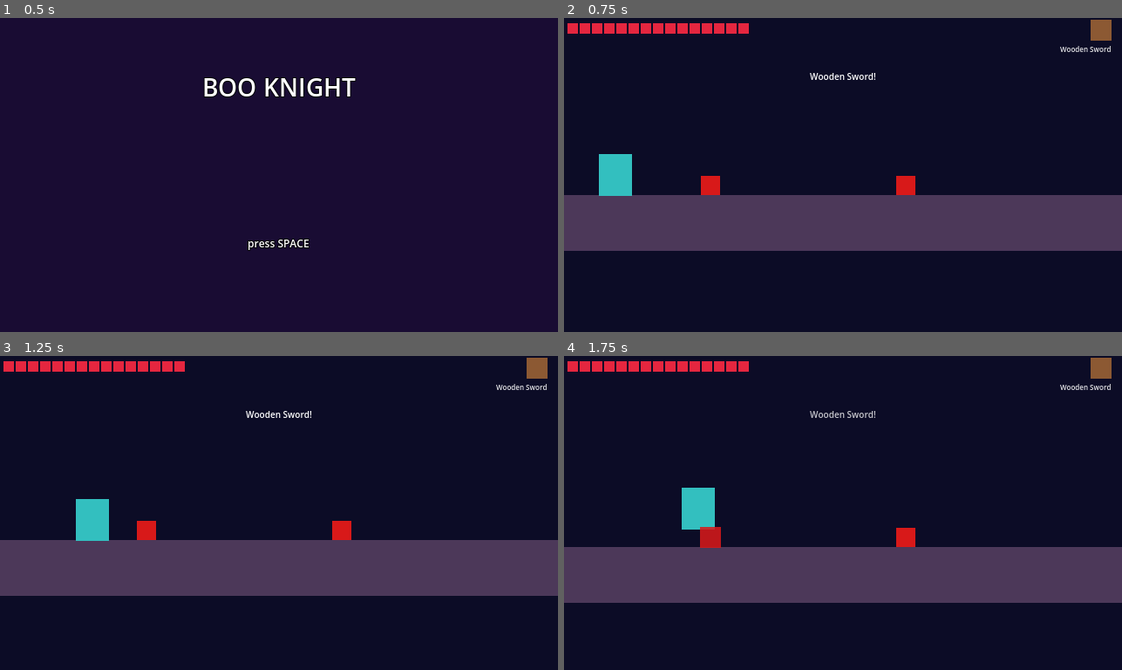
Above: before the commit, frames 1-4 (two rows, left to right).
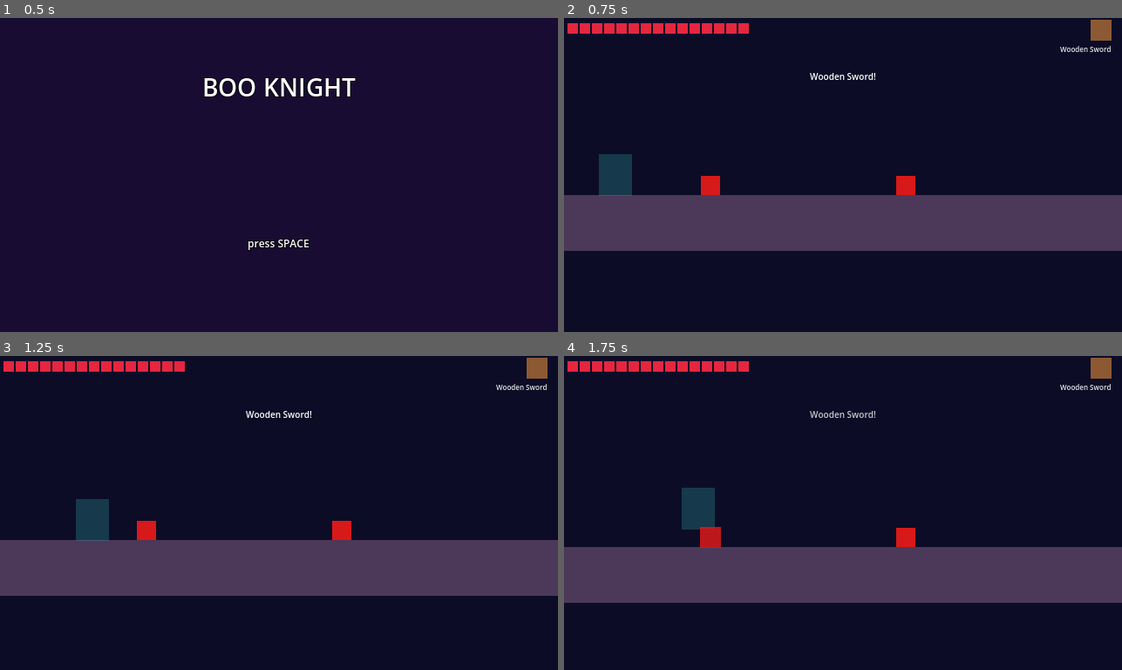
Above: after the commit, the same moments.

Repository: bryn1/boo-knight
Game: Godot game, scene res://scenes/main.tscn
Two runs of this game, one before a commit and one after it. Both use one fixed random seed, a clock stepped at 60 frames per second and the inputs below.
Inputs:
- Up to frame 1 (0.5 s): no input
- Up to frame 2 (0.75 s): tap Space (jump) at 0.5 s; hold D (move_right) from 0.53 s (still down); tap J (attack) at 0.6 s
- Up to frame 3 (1.25 s): keep holding D (move_right); tap Space (jump) at 0.77 s
- Up to frame 4 (1.75 s): keep holding D (move_right); tap J (attack) at 1.35 s; tap Space (jump) at 1.52 s

Frame 1 is identical in both runs. In frame 2, 0.8% of the frame differs, in the area x 6-13%, y 43-57%; in frame 3, 0.8%; in frame 4, 0.8%.

Commit message:
feat(T4b): hero walk/attack frame anims, hero+mob facing flip, mob move cycles (MC 11715)
art.gd: ANIMS frame-pair loader (frames_for) with single-texture/placeholder
fallback unchanged; apply_frame keeps display-size scaling. make_sprite names
its node Sprite2D so player/mob get_node_or_null lookups actually resolve
(runtime spawns otherwise get @-names; hero blink/flip was silently dead).
player.gd: idle/walk (~7fps) cycling + attack a->b across ATTACK_ACTIVE;
facing drives flip_h only (visual, no hitbox/rules change).
mob.gd: 2-frame move cycles (lord float always-on), flip_h faces movement.
smoke.gd: new ANIM (hero_walk REAL >1 frame) + FACING (left->flip, right->no)
assertions, both mutation-proven red.

Diff:
--- a/godot/src/art.gd
+++ b/godot/src/art.gd
@@ -31,11 +31,60 @@
 	"title": {"file": "title.png", "size": Vector2(640, 360), "color": Color(0.1, 0.05, 0.2)},
 }
 
+## Animation keys -> frame-file pairs (T4b, see docs/SPRITES.md). All frames
+## face RIGHT; code flips them for left-facing. base is the VIS key whose
+## display size + placeholder apply. If any frame file is missing or
+## unimported, frames_for returns the single base texture (real or
+## placeholder) so callers behave exactly as before the frames landed.
+const ANIMS := {
+	"hero_walk": {"base": "hero", "frames": ["hero_walk_a.png", "hero_walk_b.png"]},
+	"hero_attack": {"base": "hero", "frames": ["hero_attack_a.png", "hero_attack_b.png"]},
+	"slime_move": {"base": "slime", "frames": ["slime_move_a.png", "slime_move_b.png"]},
+	"ghost_move": {"base": "ghost", "frames": ["ghost_move_a.png", "ghost_move_b.png"]},
+	"zombie_walk": {"base": "zombie", "frames": ["zombie_walk_a.png", "zombie_walk_b.png"]},
+	"skeleton_walk": {"base": "skeleton", "frames": ["skeleton_walk_a.png", "skeleton_walk_b.png"]},
+	"vampire_walk": {"base": "vampire", "frames": ["vampire_walk_a.png", "vampire_walk_b.png"]},
+	"vampire_lord_float": {"base": "vampire_lord", "frames": ["vampire_lord_float_a.png", "vampire_lord_float_b.png"]},
+}
+
 static var _cache := {}
+static var _frames_cache := {}
 
 
 static func display_size(key: String) -> Vector2:
 	return VIS[key]["size"]
+
+
+## Frame list for an ANIMS key, cached. >1 entry only when every frame PNG
+## loaded; otherwise the single base texture via texture_for (fallback path).
+static func frames_for(anim: String) -> Array[Texture2D]:
+	if _frames_cache.has(anim):
+		return _frames_cache[anim]
+	var a: Dictionary = ANIMS[anim]
+	var frames: Array[Texture2D] = []
+	for file in a["frames"]:
+		var path := DIR + String(file)
+		var tex: Texture2D = null
+		if ResourceLoader.exists(path):
+			var res := load(path)
+			if res is Texture2D:
+				tex = res
+		if tex == null:
+			frames = [texture_for(String(a["base"]))]
+			break
+		frames.append(tex)
+	_frames_cache[anim] = frames
+	return frames
+
+
+## Paint one animation frame on an existing sprite at the base key's display
+## size (same scaling rule as make_sprite). No-op when already showing it.
+static func apply_frame(sprite: Sprite2D, base_key: String, tex: Texture2D) -> void:
+	if sprite.texture == tex:
+		return
+	var want: Vector2 = VIS[base_key]["size"]
+	sprite.texture = tex
+	sprite.scale = Vector2(want.x / float(tex.get_width()), want.y / float(tex.get_height()))
 
 
 static func texture_for(key: String) -> Texture2D:
@@ -61,6 +110,7 @@
 ## real PNG landed (scaled down, nearest filter keeps the pixel look) or not.
 static func make_sprite(key: String) -> Sprite2D:
 	var sp := Sprite2D.new()
+	sp.name = "Sprite2D"  # runtime spawns otherwise get @-names, breaking get_node_or_null("Sprite2D") lookups
 	var tex := texture_for(key)
 	sp.texture = tex
 	var want: Vector2 = VIS[key]["size"]
--- a/godot/src/mob.gd
+++ b/godot/src/mob.gd
@@ -10,6 +10,14 @@
 
 const GRAVITY := 620.0
 const MAX_FALL := 400.0
+const ANIM_FPS := 6.0
+
+## mob type -> ANIMS key in art.gd for its 2-frame move cycle.
+const MOVE_ANIM := {
+	"slime": "slime_move", "ghost": "ghost_move", "zombie": "zombie_walk",
+	"skeleton": "skeleton_walk", "vampire": "vampire_walk",
+	"vampire_lord": "vampire_lord_float",
+}
 
 var mob_type := "slime"
 var hp := 2
@@ -23,6 +31,8 @@
 var patrol_home := Vector2.ZERO
 var _sprite: Sprite2D
 var _dead := false
+var _frames: Array[Texture2D] = []
+var _anim_t := 0.0
 
 
 func setup(type: String) -> void:
@@ -37,6 +47,10 @@
 
 func _ready() -> void:
 	_sprite = get_node_or_null("Sprite2D") as Sprite2D
+	if MOVE_ANIM.has(mob_type):
+		_frames = Art.frames_for(MOVE_ANIM[mob_type])
+	else:
+		_frames = [Art.texture_for(mob_type)]
 
 
 func _physics_process(delta: float) -> void:
@@ -52,6 +66,22 @@
 	else:
 		global_position += velocity * delta
 		_check_radius_touch()
+	_animate(delta)
+
+
+## Visual only: cycle the 2 move frames while moving (vampire_lord's float
+## frames cycle always); sprite flips to face its movement direction (art
+## defaults right). Missing frame files leave a single-texture mob unchanged.
+func _animate(delta: float) -> void:
+	if _sprite == null:
+		return
+	_sprite.flip_h = facing < 0.0
+	if mob_type != "vampire_lord" and absf(velocity.x) <= 1.0:
+		_anim_t = 0.0
+		Art.apply_frame(_sprite, mob_type, _frames[0])
+		return
+	_anim_t += delta
+	Art.apply_frame(_sprite, mob_type, _frames[int(_anim_t * ANIM_FPS) % _frames.size()])
 
 
 ## Default behavior: walk a patrol beat around the spawn point.
--- a/godot/src/player.gd
+++ b/godot/src/player.gd
@@ -14,6 +14,7 @@
 const JUMP_BUFFER := 0.12
 const ATTACK_ACTIVE := 0.12
 const FALL_DAMAGE_Y := 460.0
+const WALK_FPS := 7.0
 
 var facing := 1.0
 var attack_area: Area2D  # assigned by factory
@@ -24,10 +25,18 @@
 var _attack_time := 0.0
 var _invuln := 0.0
 var _sprite: Sprite2D
+var _walk_frames: Array[Texture2D]
+var _attack_frames: Array[Texture2D]
+var _idle_tex: Texture2D
+var _anim_t := 0.0
+var _atk_t := 0.0
 
 
 func _ready() -> void:
 	_sprite = get_node_or_null("Sprite2D") as Sprite2D
+	_walk_frames = Art.frames_for("hero_walk")
+	_attack_frames = Art.frames_for("hero_attack")
+	_idle_tex = Art.texture_for("hero")
 	_invuln = Rules.SPAWN_GRACE  # a fresh spawn (run or level start) blinks, un-hittable
 	attack_area.body_entered.connect(_on_attack_hit)
 
@@ -66,6 +75,7 @@
 	if Input.is_action_just_pressed("attack") and _cooldown <= 0.0:
 		_cooldown = Rules.ATTACK_COOLDOWN
 		_attack_time = ATTACK_ACTIVE
+		_atk_t = 0.0
 	if _attack_time > 0.0:
 		_attack_time -= delta
 		attack_area.monitoring = true
@@ -77,11 +87,32 @@
 	if _sprite != null:
 		var visible_now := 1.0 if _invuln <= 0.0 or int(_invuln * 20.0) % 2 == 0 else 0.25
 		_sprite.modulate.a = visible_now
+		_update_frame(dir, delta)
 
 	if _sprite != null:
-		_sprite.flip_h = facing < 0.0
+		_sprite.flip_h = facing < 0.0  # art faces right; visuals only, hitbox uses facing
 
 	move_and_slide()
+
+
+## Visual only: idle frame standing, walk cycle (~WALK_FPS) grounded+moving,
+## attack a->b across the existing ATTACK_ACTIVE window. Frame lists fall back
+## to the single base texture when the PNGs are missing, so the look is then
+## identical to pre-animation.
+func _update_frame(dir: float, delta: float) -> void:
+	var frames: Array[Texture2D] = _walk_frames
+	var idx := 0
+	if _attack_time > 0.0:
+		_atk_t += delta
+		frames = _attack_frames
+		idx = clampi(int(_atk_t / (ATTACK_ACTIVE / float(frames.size()))), 0, frames.size() - 1)
+	elif is_on_floor() and dir != 0.0:
+		_anim_t += delta
+		idx = int(_anim_t * WALK_FPS) % frames.size()
+	else:
+		_anim_t = 0.0
+		frames = [_idle_tex]
+	Art.apply_frame(_sprite, "hero", frames[idx])
 
 
 ## Called by mobs on contact (mob.gd / ghost radius check).
--- a/godot/tests/smoke.gd
+++ b/godot/tests/smoke.gd
@@ -6,6 +6,8 @@
 ## fallbacks are loaded — run `godot --headless --path godot --import` first
 ## for the real-art check to read real.
 ## Run: godot --headless --path godot res://tests/smoke.tscn
+## T4b (MC 11715) adds ANIM (hero_walk frame list REAL when assets imported)
+## and FACING (flip_h true after left input, false after right) assertions.
 
 const Art := preload("res://src/art.gd")
 const Level := preload("res://src/level.gd")
@@ -52,5 +54,38 @@
 		hero_tex.get_width(), hero_tex.get_height(),
 		tile_tex.get_width(), tile_tex.get_height(),
 		heart_tex.get_width(), heart_tex.get_height()])
+	# T4b assertions (MC 11715). 1) With real art imported, hero_walk must
+	# resolve to the REAL 2-frame list — red if the loader regresses to a
+	# single texture while the PNGs are there. Skipped on placeholder runs,
+	# where a 1-frame fallback list is the correct behaviour.
+	var walk := Art.frames_for("hero_walk")
+	print("ANIM hero_walk=%d frame%s" % [walk.size(), "" if walk.size() == 1 else "s"])
+	if art_real and walk.size() < 2:
+		print("SMOKE FAIL: hero_walk resolved to %d frame(s) while hero art is REAL" % walk.size())
+		get_tree().quit(1)
+		return
+	# 2) Facing: after a simulated LEFT-move the hero sprite must be flip_h,
+	# after a RIGHT-move not (art defaults right; flip is visual only).
+	var hero: Node = game_scene.level_node.player
+	var hero_sprite: Sprite2D = hero.get_node_or_null("Sprite2D")
+	if hero_sprite == null:
+		print("SMOKE FAIL: hero has no Sprite2D to check facing on")
+		get_tree().quit(1)
+		return
+	Input.action_press("move_left")
+	for i in 3:
+		await get_tree().physics_frame
+	var left_flip := hero_sprite.flip_h
+	Input.action_release("move_left")
+	Input.action_press("move_right")
+	for i in 3:
+		await get_tree().physics_frame
+	var right_flip := hero_sprite.flip_h
+	Input.action_release("move_right")
+	print("FACING left_flip=%s right_flip=%s" % [left_flip, right_flip])
+	if left_flip != true or right_flip != false:
+		print("SMOKE FAIL: facing left_flip=%s (want true) right_flip=%s (want false)" % [left_flip, right_flip])
+		get_tree().quit(1)
+		return
 	print("SMOKE OK")
 	get_tree().quit(0)
